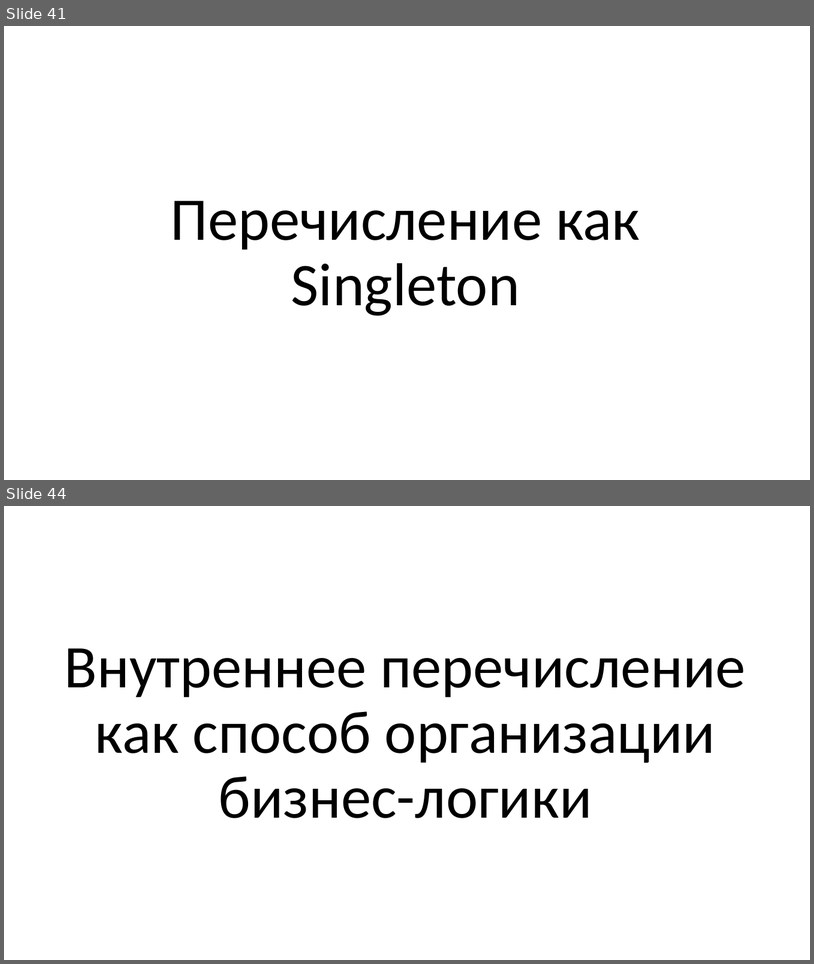
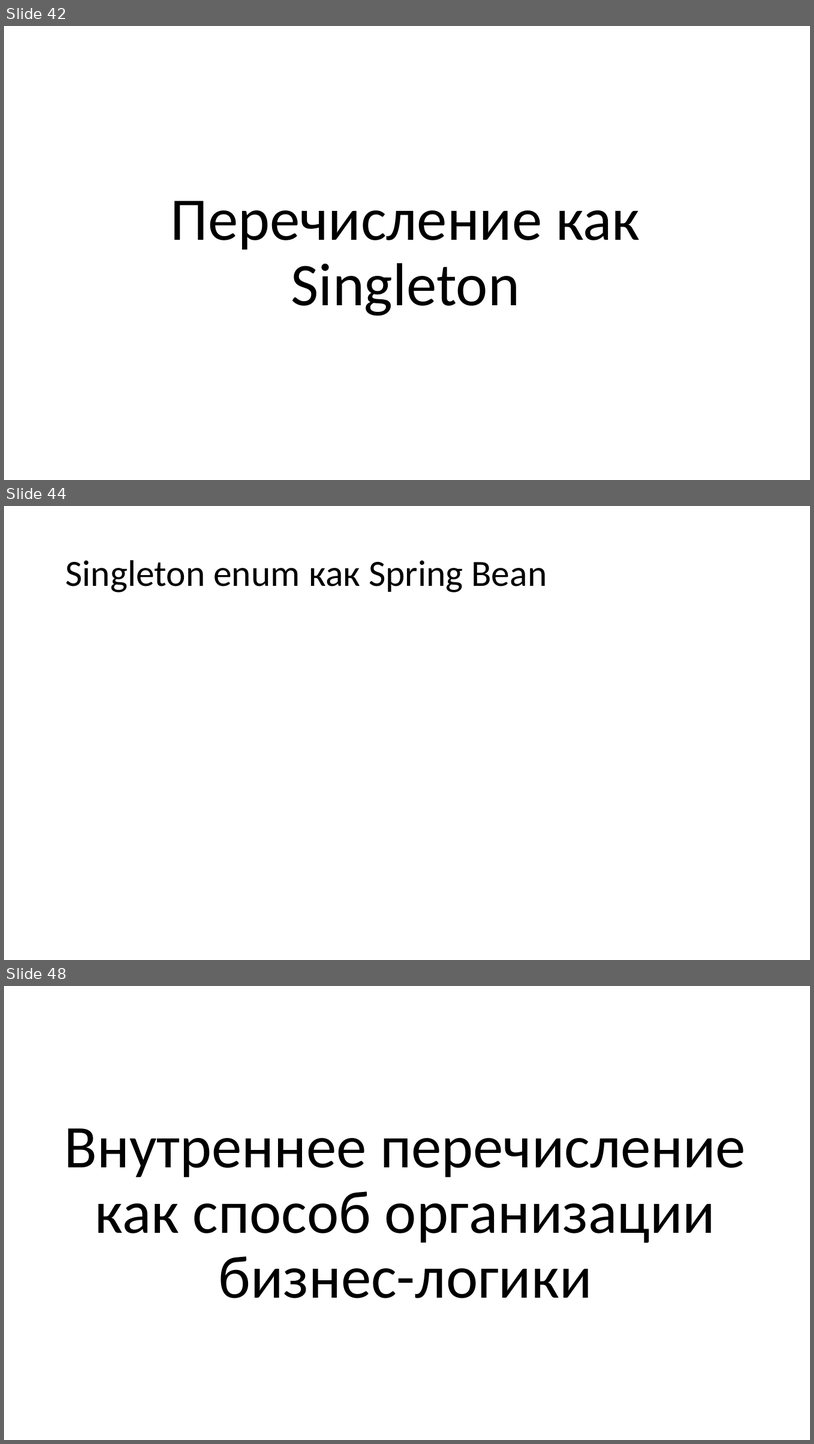
Before and after one commit to Boiarshinov/enums, a slide deck: docs/presentation.pptx. Shown one above the other, each under a label of ours: slides 41 and 44 before the commit, slides 42, 44 and 48 after it; the slides between them are not shown. The pictures are 814x964 and 814x1444 pixels, drawn with LibreOffice and Linux fonts; fonts in the diff are those of the drawing. Boxes give left, top, right and bottom in pixels: in the first picture for what was removed or moved away, otherwise in the second. Text is boxed around its words. In the diff, an @@ line names an element or a change of style, - is before the commit and + after.

```diff
--- a/docs/presentation.pptx
+++ b/docs/presentation.pptx
@@ slide 44 added at bbox=[4, 506, 810, 960], background #FFFFFF @@
@@ title added at bbox=[65, 560, 548, 592], 44 pt, text #000000 @@
+Singleton enum как Spring Bean
@@ what was slide 41 is now slide 42 @@
@@ what was slide 44 is now slide 48 @@
```
Also in this commit, not shown: 8 slides changed, 6 other slides added, 3 slides removed.
